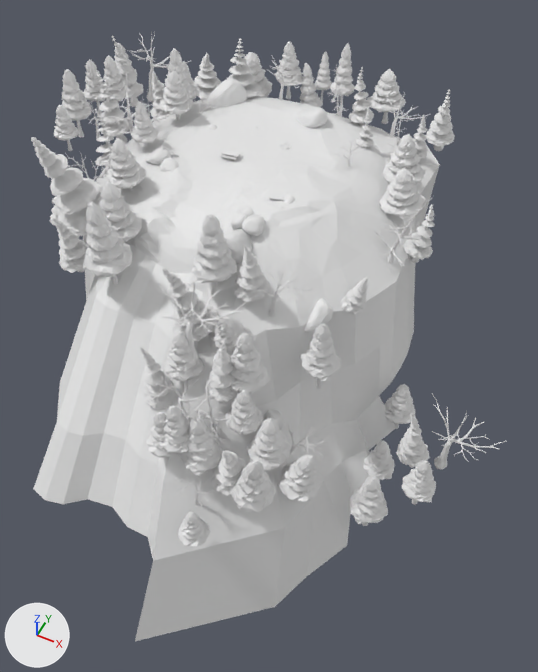
The glTF model asset_src/models/top.glb, before and after one commit.
Camera for both pictures: a 50 mm lens placed at (45.9, -119.2, 98.9), pointed at (-6.3, -14.7, -31.7). Every picture has the same lights, and +X, +Y and +Z are marked at lower left. Where no turn or scale is listed for an object, it has been applied to the vertices. Vertices at the same position are counted once.

In view in the first picture: 'Cube', 'tree2.008', 'tree2.018', 'tree4.007', 'tree4.009', 'tree4.017', 'tree4.019', 'tree4.020', 'tree4.022', 'tree4.023', 'tree4.025', 'tree4.035'.
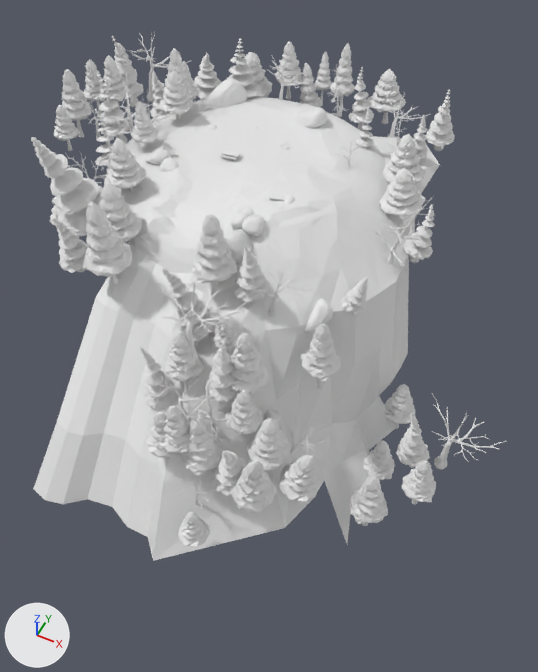
Changed parts and their boxes (x1, y1, x2, y2) in the pictures (538 x 672 px):
'Cube', reshaped (15% shorter)
    before: (33, 96, 440, 641)
    after: (33, 96, 440, 561)
part 1 of me_cube_001, deleted
    before: (57, 112, 440, 419)
part 2 of me_cube_001, deleted
    before: (135, 481, 347, 641)

The change, as a list of edits to the scene's bpy script:
```text
Change me_cube_001:
    used by ob_cube; location = (-25.3, 11.3, -1.9)
    remove me_cube_001.from_pydata(...)  # 543 vertices, 1038 faces; spans x -37.9..53.8, y -92.0..39.0, z -60.4..2.6
    add me_cube_001.from_pydata(...)  # 470 vertices, 886 faces; spans x -32.0..53.8, y -81.8..36.4, z -52.1..2.6
    me_cube_001 part 1: 70 vertices removed from x -37.9..47.4, y -60.3..39.0, z -39.6..-11.2
    me_cube_001 part 2: 3 vertices removed from x 20.2..47.4, y -92.0..-64.1, z -60.4..-56.8
```
